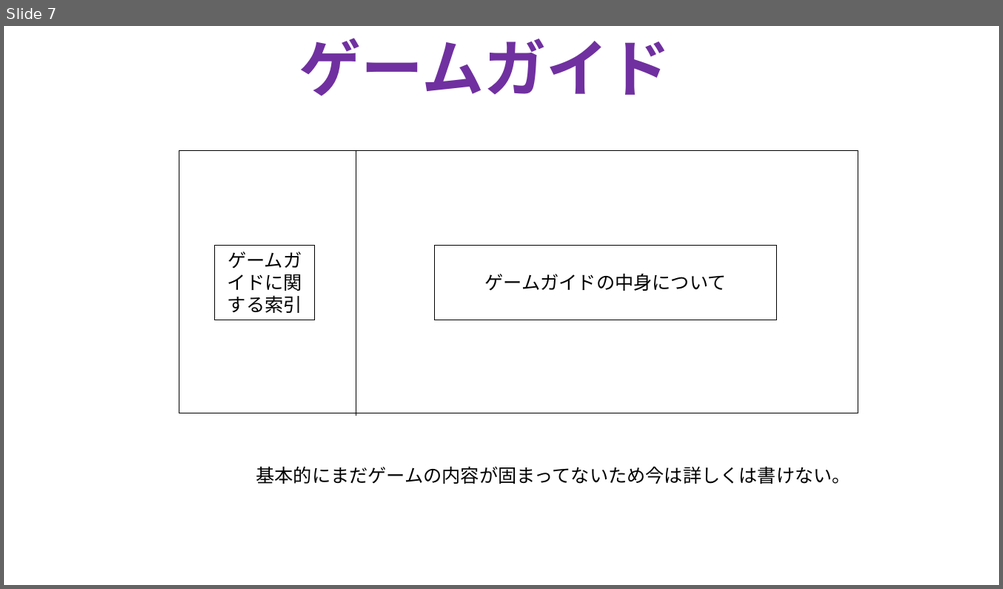
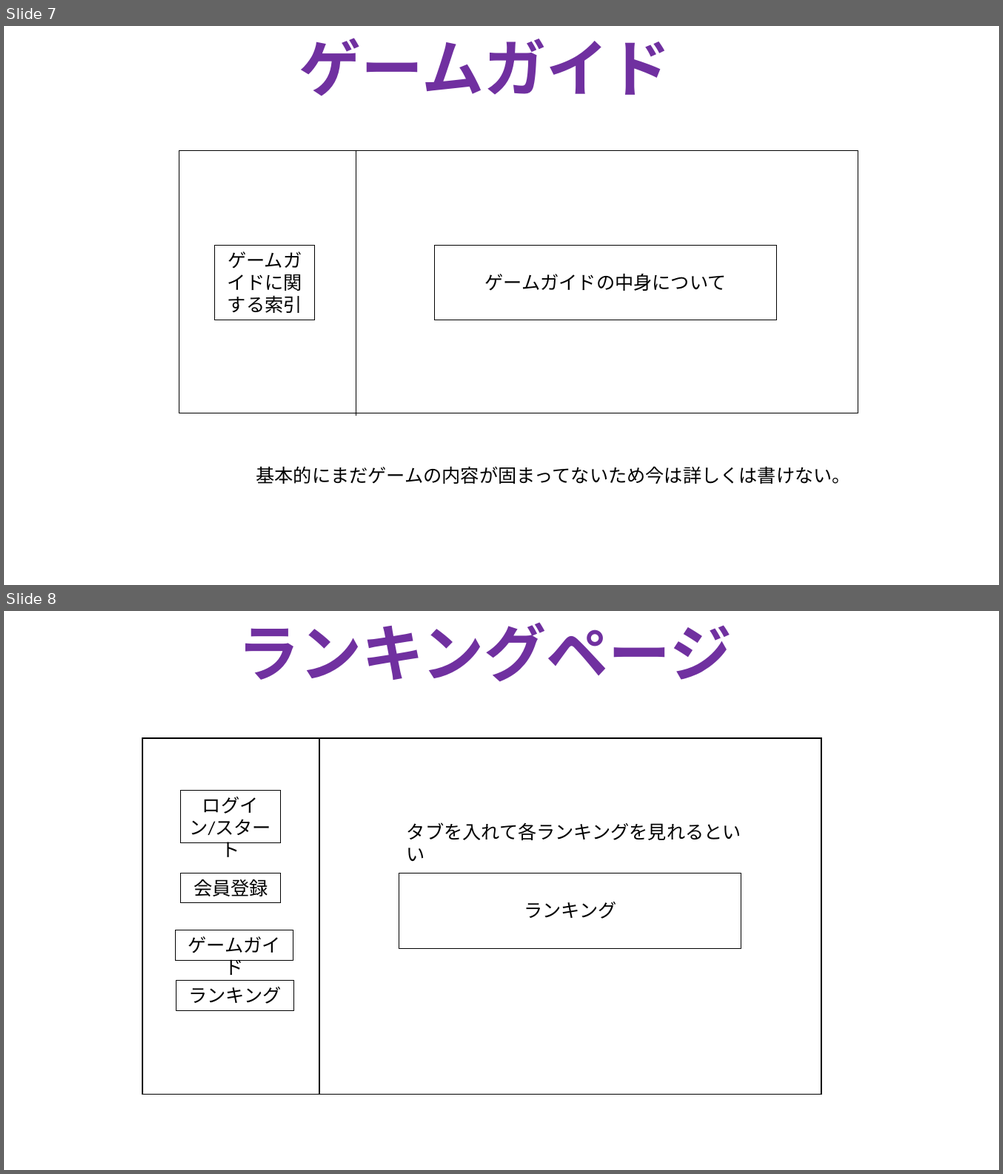
Before and after one commit to TakanoriOnuma/WebApplication, a slide deck: design/HTMLページ設計.pptx. Shown one above the other, each under a label of ours: slide 7 before the commit, slides 7 and 8 after it. The pictures are 1003x589 and 1003x1174 pixels, drawn with LibreOffice and Linux fonts; fonts in the diff are those of the drawing. Boxes give left, top, right and bottom in pixels: in the first picture for what was removed or moved away, otherwise in the second. Text is boxed around its words. In the diff, an @@ line names an element or a change of style, - is before the commit and + after.

Commit message:
ランキングページの追加
ゲームの結果をランキングにするようにしたため、そのページを作成した。
掲示板かチャットの機能も入れるが、どっちにするかまだ決めていないため、
ページとしては作らなかった。

```diff
--- a/design/HTMLページ設計.pptx
+++ b/design/HTMLページ設計.pptx
@@ slide 8 added at (x1=4, y1=611, x2=999, y2=1170), background #FFFFFF @@
@@ text added at (x1=237, y1=622, x2=731, y2=682), 60 pt, text #7030A0, bold @@
+ランキングページ
@@ rectangle added at (x1=142, y1=738, x2=821, y2=1095), outline #000000 1 pt @@
@@ line added from (319, 738) to (319, 1094), #000000 1 pt @@
@@ rectangle added at (x1=180, y1=790, x2=280, y2=843), outline #000000 0.75 pt, 18 pt, text #000000 @@
+ログイン/スタート
@@ text added at (x1=407, y1=823, x2=741, y2=840), 18 pt, text #000000 @@
+タブを入れて各ランキングを見れるといい
@@ rectangle added at (x1=181, y1=873, x2=281, y2=903), outline #000000 0.75 pt, 18 pt, text #000000 @@
+会員登録
@@ rectangle added at (x1=399, y1=873, x2=741, y2=948), outline #000000 0.75 pt, 18 pt, text #000000 @@
+ランキング
@@ rectangle added at (x1=176, y1=931, x2=293, y2=960), outline #000000 0.75 pt, 18 pt, text #000000 @@
+ゲームガイド
@@ rectangle added at (x1=176, y1=981, x2=294, y2=1011), outline #000000 0.75 pt, 18 pt, text #000000 @@
+ランキング
```
Also in this commit, not shown: 1 slide changed, 1 other file.
